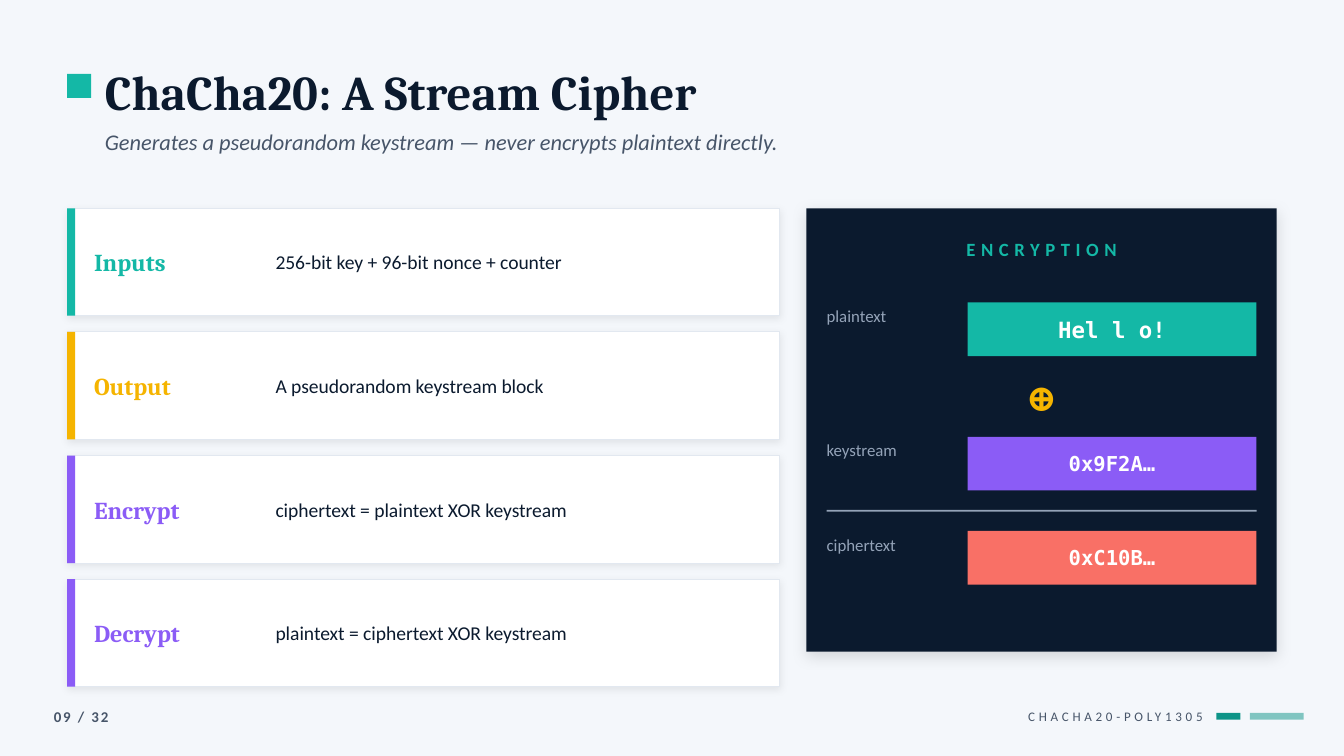
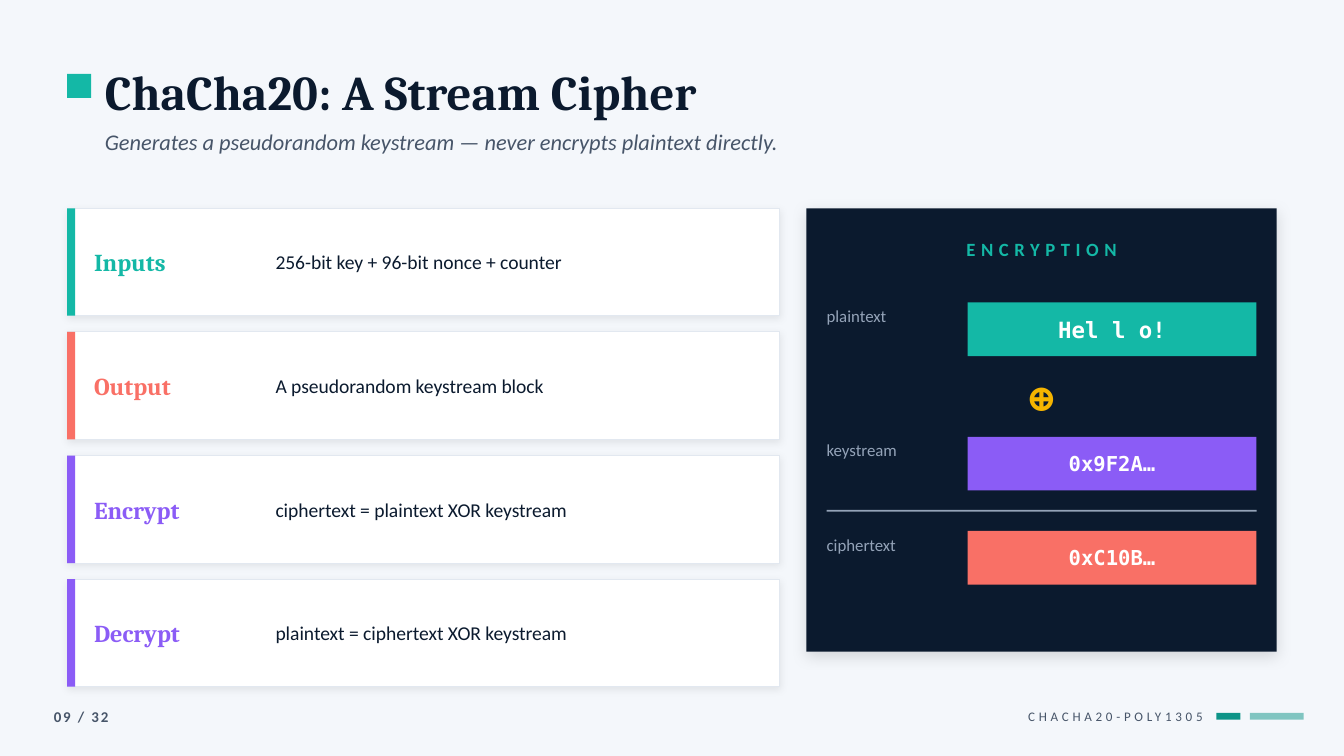
Before and after one commit to AidanLevy05/MATH447-ChatRoom, a slide deck: slide 9 of PowerPoint/MATH_447_Final_Polished.odp. Drawn at 1344x756 pixels with LibreOffice and Linux fonts; fonts in the diff are those of the drawing. Boxes give left, top, right and bottom in pixels: in the first picture for what was removed or moved away, otherwise in the second. Text is boxed around its words. In the diff, an @@ line names an element or a change of style, - is before the commit and + after.

```diff
--- a/PowerPoint/MATH_447_Final_Polished.odp
+++ b/PowerPoint/MATH_447_Final_Polished.odp
@@ rectangle at (x1=67, y1=332, x2=75, y2=439): fill #F5B400 to #F97066 @@
@@ text "Output" at (x1=94, y1=378, x2=171, y2=400): text colour #F5B400 to #F97066 @@
```
Also in this commit, not shown: 1 other slide changed.
